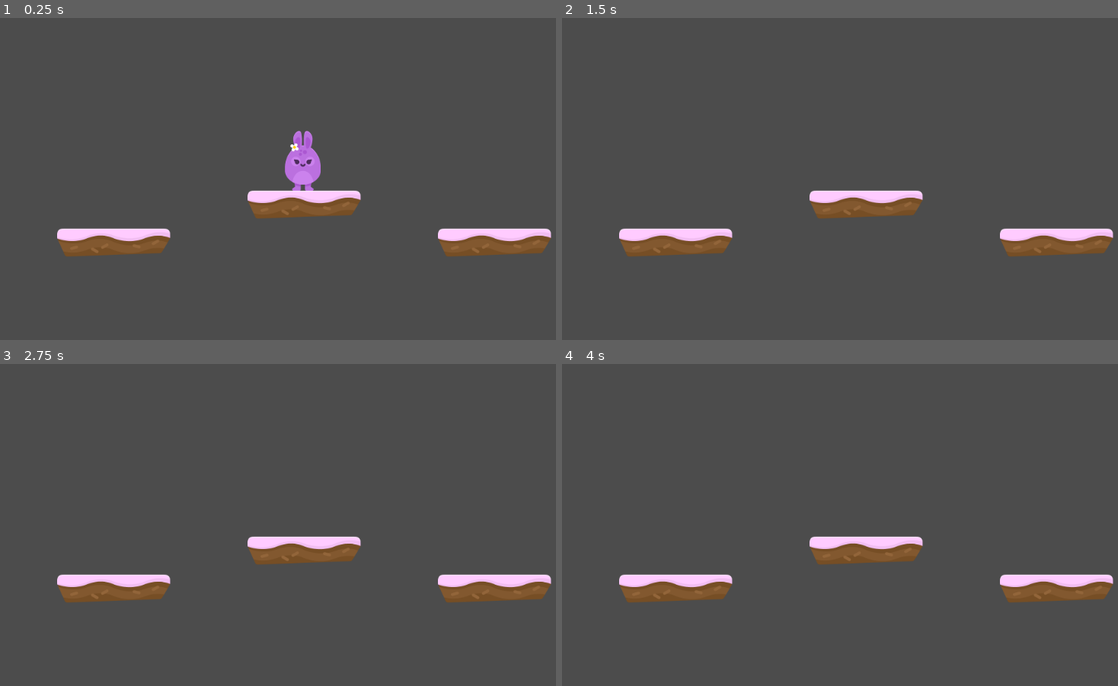
Above: before the commit, frames 1-4 (two rows, left to right).
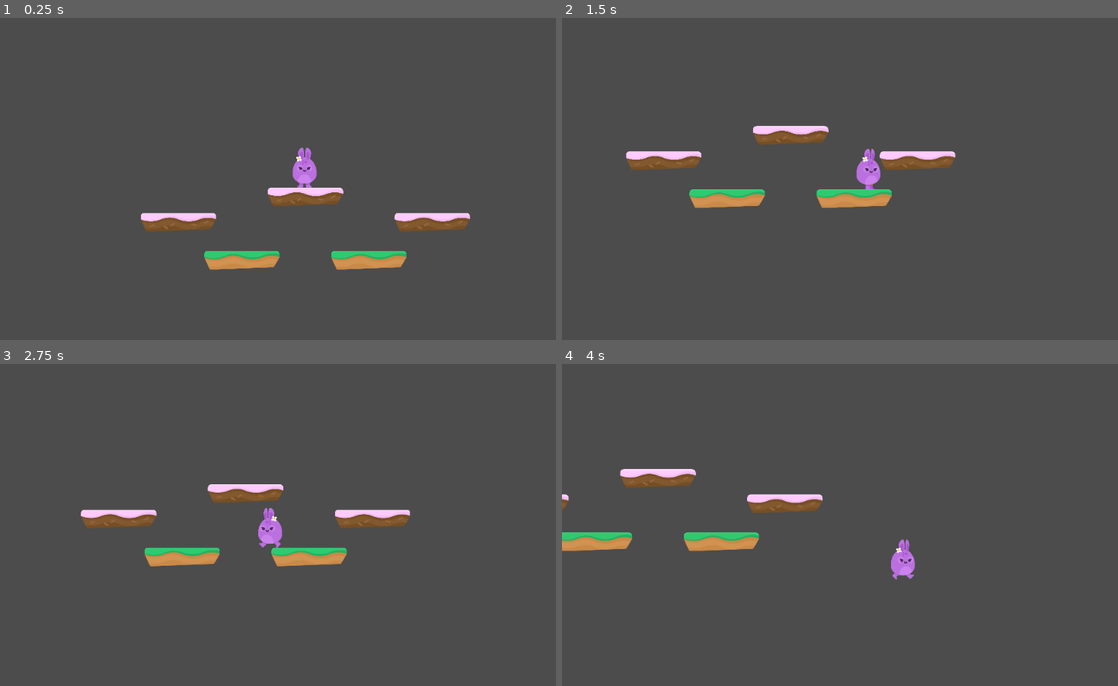
Above: after the commit, the same moments.

Repository: alexandrepeluchi/godot-udemy
Game: Godot game, scene res://Levels/Level1.tscn
Two runs of this game, one before a commit and one after it. Both use one fixed random seed, a clock stepped at 60 frames per second and the inputs below.
Inputs:
- Up to frame 1 (0.25 s): no input
- Up to frame 2 (1.5 s): hold D (right) from 0.53 s (still down); tap W (jump) at 0.77 s
- Up to frame 3 (2.75 s): tap W (jump) at 1.52 s; release D (right) at 2.03 s; hold A (left) from 2.03 s (still down)
- Up to frame 4 (4 s): release A (left) at 2.78 s; hold D (right) from 2.78 s (still down); tap W (jump) at 3.02, 3.77 s

The runs differ from the first frame. In frame 1, 7.9% of the frame differs, in the area x 10-100%, y 34-79%; in frame 2, 8.0%, in the area x 10-100%, y 33-74%; in frame 3, 8.0%; in frame 4, 7.9%.

Commit message:
Camera seguindo o jogador

Diff:
--- a/Hoppy Days/Levels/Level1.tscn
+++ b/Hoppy Days/Levels/Level1.tscn
@@ -8,12 +8,7 @@
 [node name="Player" parent="." instance=ExtResource( 1 )]
 position = Vector2( 506.475, 254.994 )
 
-[node name="Camera2D" type="Camera2D" parent="."]
-position = Vector2( 512, 300 )
-current = true
-zoom = Vector2( 2, 2 )
-
 [node name="TileMap" type="TileMap" parent="."]
 tile_set = ExtResource( 2 )
 format = 1
-tile_data = PoolIntArray( 393221, 0, 0, 589819, 0, 0, 524303, 0, 0 )
+tile_data = PoolIntArray( 393221, 0, 0, 589819, 0, 0, 524303, 0, 0, 720896, 2, 0, 720906, 2, 0 )
--- a/Hoppy Days/Player/Player.tscn
+++ b/Hoppy Days/Player/Player.tscn
@@ -19,4 +19,9 @@
 shape = SubResource( 1 )
 
 [node name="PlayerAnimation" parent="." instance=ExtResource( 1 )]
+
+[node name="Camera2D" type="Camera2D" parent="."]
+current = true
+zoom = Vector2( 3, 3 )
+smoothing_enabled = true
 [connection signal="animate" from="." to="PlayerAnimation" method="_on_Player_animate"]
